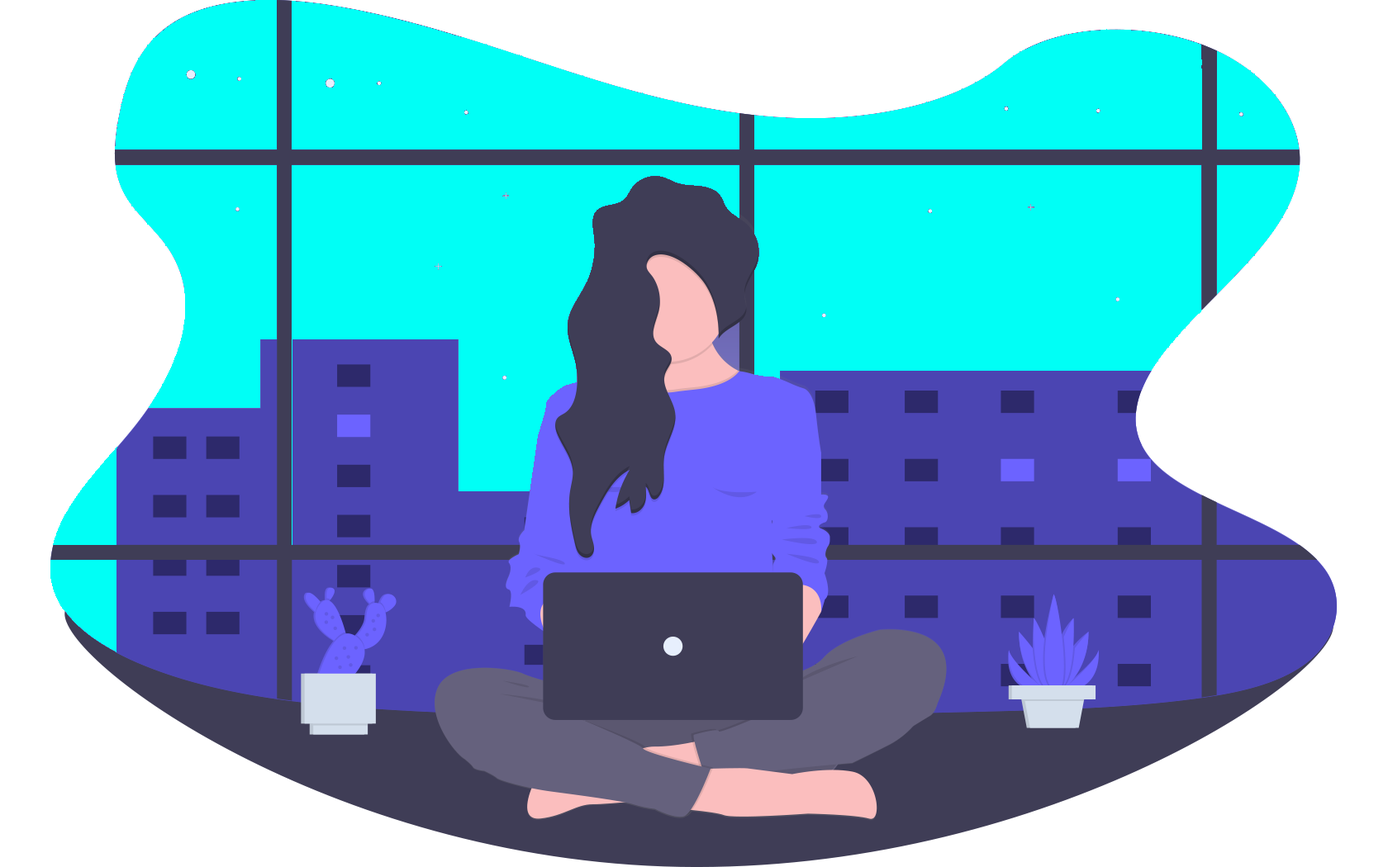
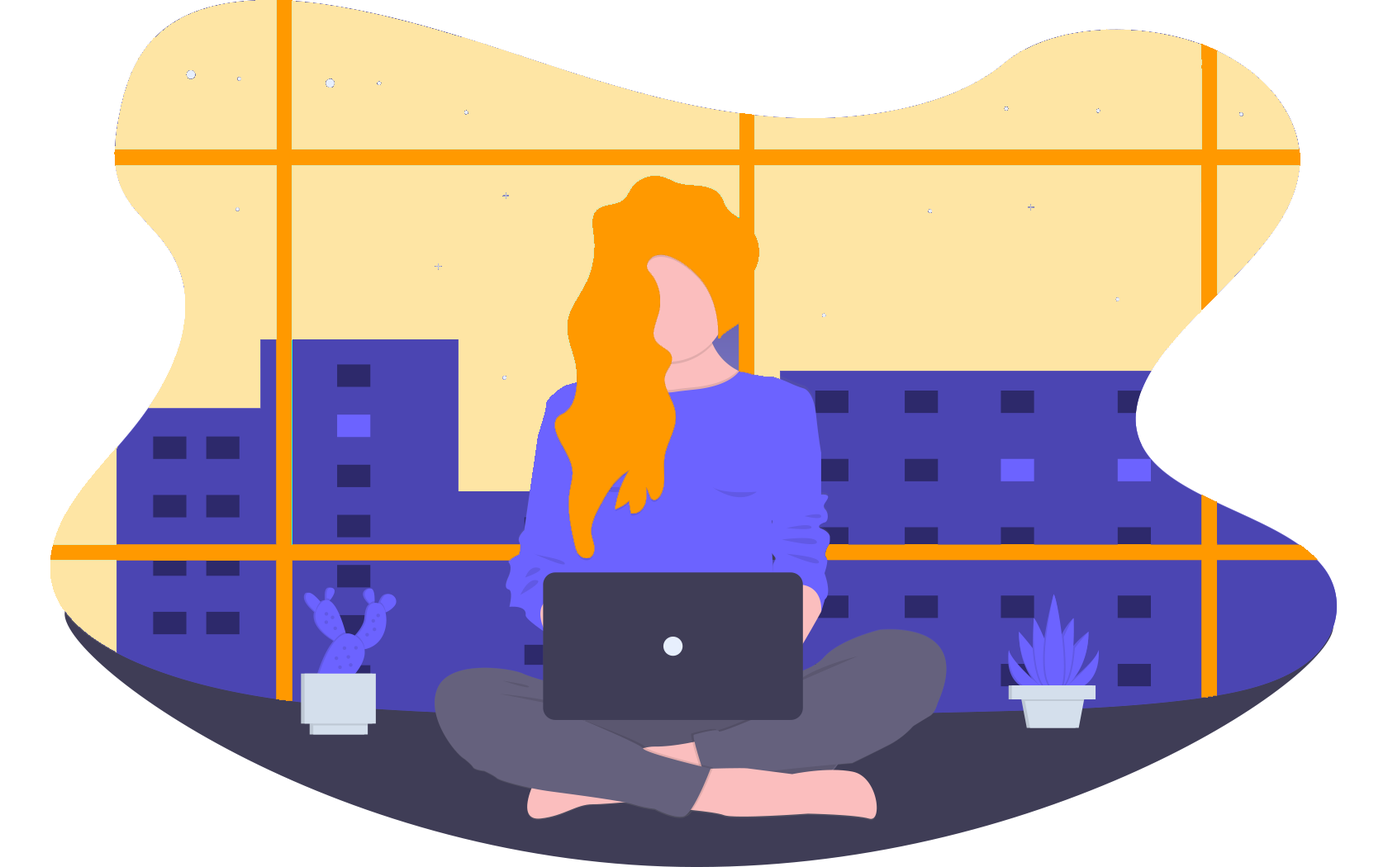
Layered file, before and after one edit (1388x867). Changes by layer:
painted on "undraw_working_late_pukg" over [50,0,1318,702]
